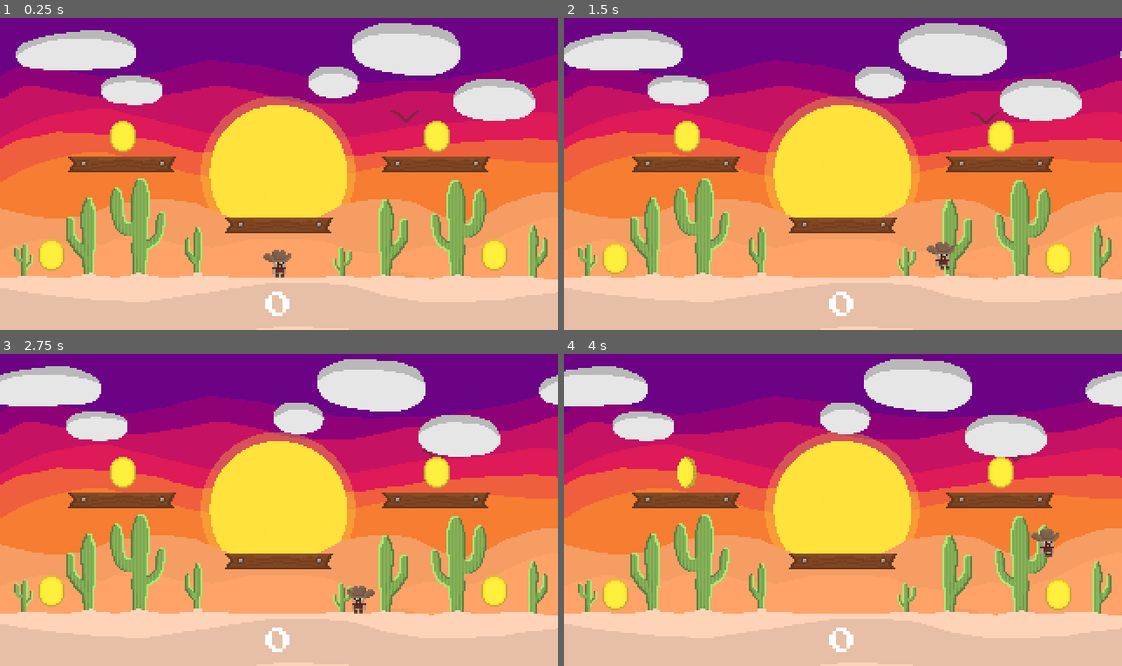
Above: before the commit, frames 1-4 (two rows, left to right).
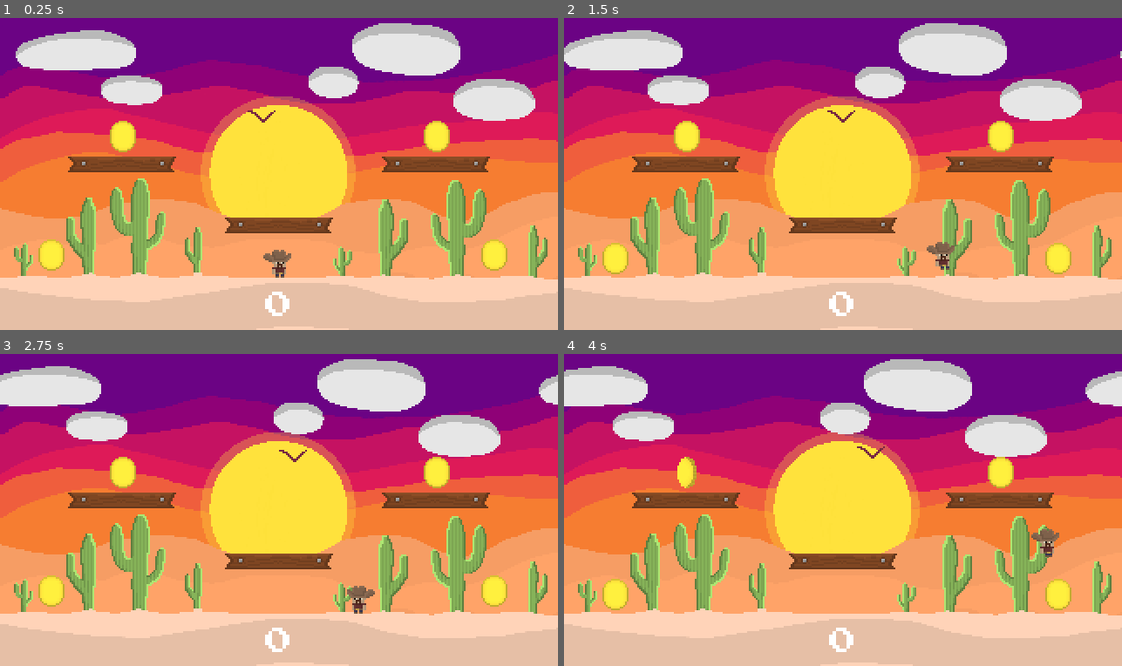
Above: after the commit, the same moments.

Repository: T-ayy-lor/Capstone
Game: Godot game, scene res://Main.tscn
The game is run twice, just before and just after one commit, with the same random seed, the same clock (stepped at 60 frames per second) and the same inputs.
Inputs:
- Up to frame 1 (0.25 s): no input
- Up to frame 2 (1.5 s): hold D (move_right) from 0.53 s (still down); tap Space (jump) at 0.77 s
- Up to frame 3 (2.75 s): tap Space (jump) at 1.52 s; release D (move_right) at 2.03 s; hold A (move_left) from 2.03 s (still down)
- Up to frame 4 (4 s): release A (move_left) at 2.78 s; hold D (move_right) from 2.78 s (still down); tap Space (jump) at 3.02, 3.77 s

The runs differ from the first frame. In frame 1, less than 0.1% of the frame differs, in the area x 44-75%, y 29-34%; in frame 2, less than 0.1%; in frame 3, less than 0.1%; in frame 4, less than 0.1%.

Commit message:
uploaded new biome background assets

Diff:
--- a/Main.tscn
+++ b/Main.tscn
@@ -467,5 +467,5 @@
 position = Vector2( 0, -90 )
 z_index = -75
 frames = SubResource( 6 )
-frame = 236
+frame = 154
 playing = true
Not shown, added: .mono/metadata/ide_messaging_meta.txt
Binary file added: art/background/cave.png
Not shown, added: art/background/cave.png.import
Binary file added: art/background/snow.png
Not shown, added: art/background/snow.png.import
